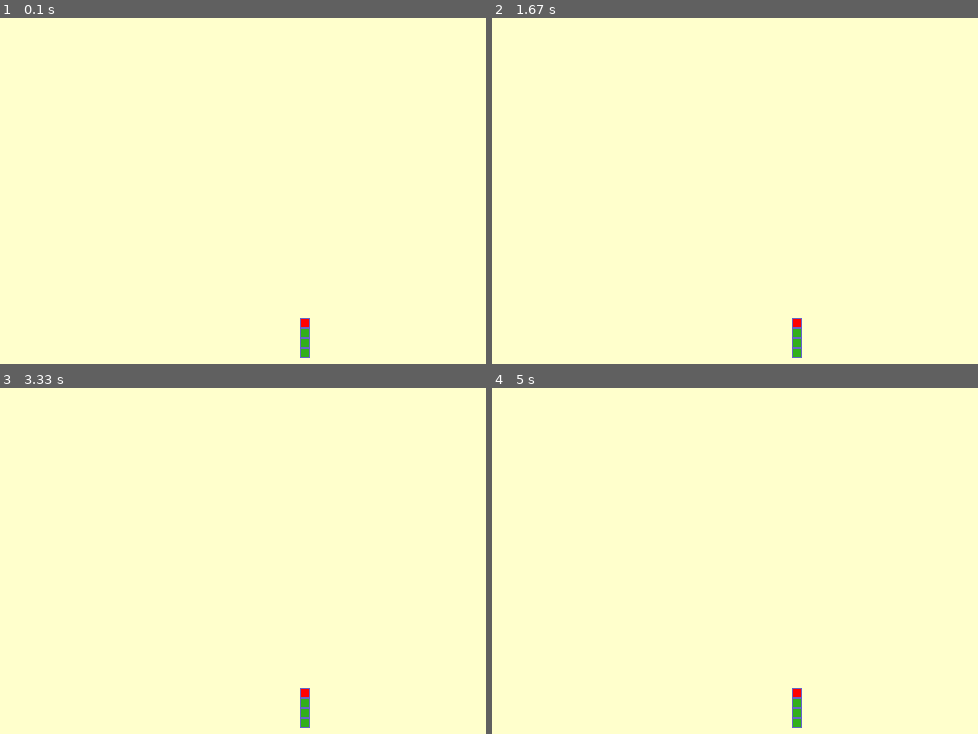
Above: before the commit, frames 1-4 (two rows, left to right).
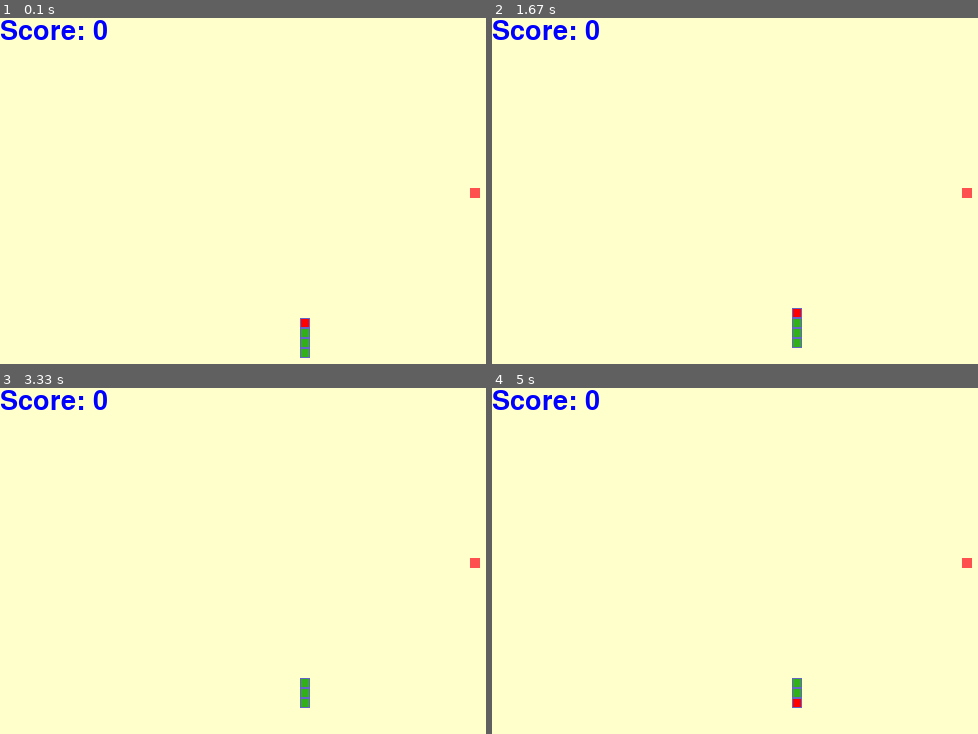
Above: after the commit, the same moments.

Repository: Xunzer/pygame_python_game
Game: pygame game, started from python_game.py
Two runs of this game, one before a commit and one after it. Both use one fixed random seed, a clock stepped at 60 frames per second and the inputs below.
Inputs:
- Up to frame 1 (0.1 s): no input
- Up to frame 2 (1.67 s): tap W at 0.33 s; hold Right 0.67-1.13 s; hold Up 1.17-1.63 s
- Up to frame 3 (3.33 s): tap A at 2.17 s; hold Down from 3.07 s (still down)
- Up to frame 4 (5 s): release Down at 3.37 s

The runs differ from the first frame. In frame 1, 0.6% of the frame differs, in the area x 0-99%, y 0-53%; in frame 2, 0.8%; in frame 3, 0.8%; in frame 4, 0.9%, in the area x 0-99%, y 0-99%.

Commit message:
Update python_game.py
score system, food and direction of keys added

Diff:
--- a/python_game.py
+++ b/python_game.py
@@ -1,5 +1,6 @@
 import pygame
 from pygame.locals import *
+import random
 
 pygame.init()
 
@@ -11,8 +12,13 @@
 pygame.display.set_caption("Python Game")
 
 # define initial game variables
-cell_size = 10
+cell_size = 10 # size of python body cell
 direction = 1 # 1 is up, 2 is right, 3 is down, 4 is left
+update_python = 0 # a timer for the movement of python
+food = [0, 0]
+new_food = True
+new_cell = [0, 0]
+score = 0
 
 # define python
 python_pos = [[int(screen_width / 2), int(screen_height / 2)]]
@@ -24,28 +30,103 @@
 bg_color = (255, 255, 204)
 body_inner_color = (50, 175, 25)
 body_outer_color = (100, 100, 200)
+food_color = (255, 80, 80)
 red = (255, 0, 0)
+blue = (0, 0, 255)
+
+
+# define font
+font = pygame.font.SysFont(None, 40)
 
 def draw_screen():
     screen.fill(bg_color)
 
+def draw_score():
+    score_text = "Score: " + str(score)
+    score_image = font.render(score_text, True, blue)
+    screen.blit(score_image, (0, 0))
 
 # set game loop
 run = True
 while run:
+
     draw_screen()
+    draw_score()
+
     for event in pygame.event.get():
         if event.type == pygame.QUIT:
             run = False
         elif event.type == pygame.KEYDOWN:
-            if event.key == pygame.K_UP and direction != 3:
+            # moving up
+            if (event.key == pygame.K_UP or event.key == pygame.K_w) and direction != 3:
                 direction = 1
-            if event.key == pygame.K_RIGHT and direction != 4:
+            # moving right
+            if (event.key == pygame.K_RIGHT or event.key == pygame.K_d) and direction != 4:
                 direction = 2
-            if event.key == pygame.K_DOWN and direction != 1:
+            # moving down
+            if (event.key == pygame.K_DOWN or event.key == pygame.K_s) and direction != 1:
                 direction = 3
-            if event.key == pygame.K_LEFT and direction != 2:
+            # moving left
+            if (event.key == pygame.K_LEFT or event.key == pygame.K_a) and direction != 2:
                 direction = 4
+
+    # create food
+    if new_food == True:
+        new_food = False
+        food[0] = cell_size * random.randint(0, (screen_width // cell_size) - 1)
+        food[1] = cell_size * random.randint(0, (screen_height // cell_size) - 1)
+
+    # draw food
+    pygame.draw.rect(screen, food_color, (food[0], food[1], cell_size, cell_size))
+
+    # check if food has been eaten
+    if python_pos[0] == food:
+        new_food = True
+        # create a new cell at the tail of python
+        new_cell = list(python_pos[-1])
+        # when python is moving up
+        if direction == 1:
+            new_cell[1] += cell_size
+        # when python is moving down
+        if direction == 3:
+            new_cell[1] -= cell_size
+        # when python is moving right
+        if direction == 2:
+            new_cell[0] -= cell_size
+        # when python is moving left
+        if direction == 4:
+            new_cell[0] += cell_size
+
+        # attach the new cell to the tail of python
+        python_pos.append(new_cell)
+
+        # increase the score
+        score += 1
+
+    # only update the animation of python when the timer has been met
+    if update_python > 99:
+        update_python = 0
+        # shift up the position of last body cell to the front, shift back the rest of body cells by 1 to the back (so that the python will start to move)
+        python_pos = python_pos[-1:] + python_pos[:-1]
+        # heading up
+        if direction == 1:
+            # x coordinate doesn't change, y coordinate goes up so reduce the size of the cell (closer to origin)
+            python_pos[0][0] = python_pos[1][0]
+            python_pos[0][1] = python_pos[1][1] - cell_size
+        if direction == 3:
+            # x coordinate doesn't change, y coordinate goes down so increase the size of the cell (further from origin)
+            python_pos[0][0] = python_pos[1][0]
+            python_pos[0][1] = python_pos[1][1] + cell_size
+        if direction == 2:
+            # y coordinate doesn't change, x coordinate goes to right so increase the size of the cell (further to origin)
+            python_pos[0][1] = python_pos[1][1]
+            python_pos[0][0] = python_pos[1][0] + cell_size
+        if direction == 4:
+            # y coordinate doesn't change, x coordinate goes to left so reduce the size of the cell (closer to origin)
+            python_pos[0][1] = python_pos[1][1]
+            python_pos[0][0] = python_pos[1][0] - cell_size
+
+
 
 
     # draw python
@@ -61,4 +142,6 @@
     # display update
     pygame.display.update()
 
+    update_python += 1
+
 pygame.quit()
